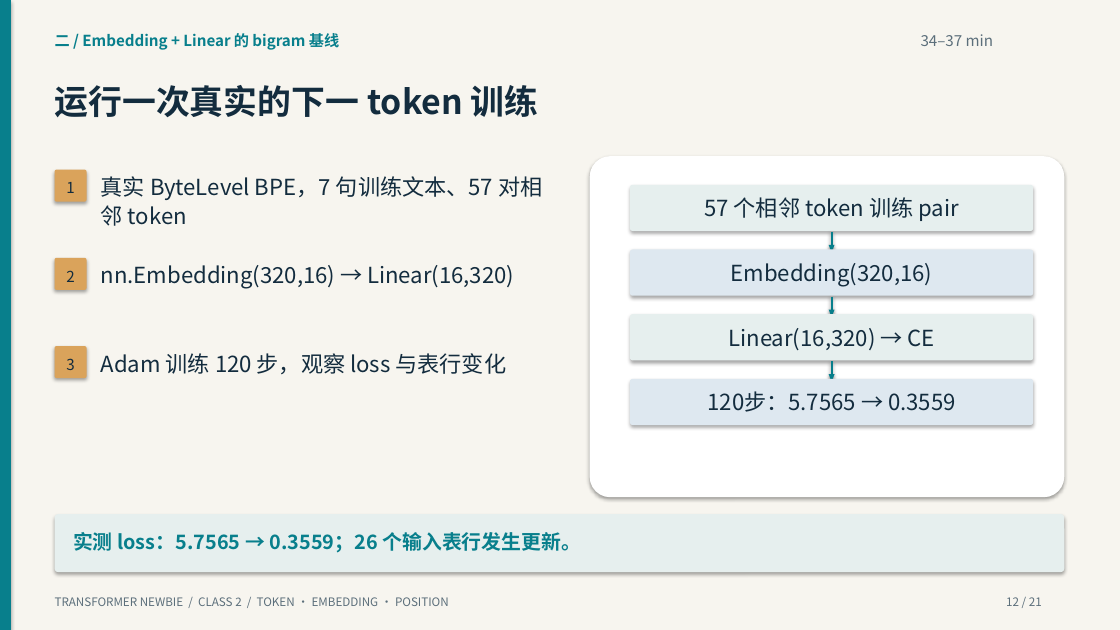
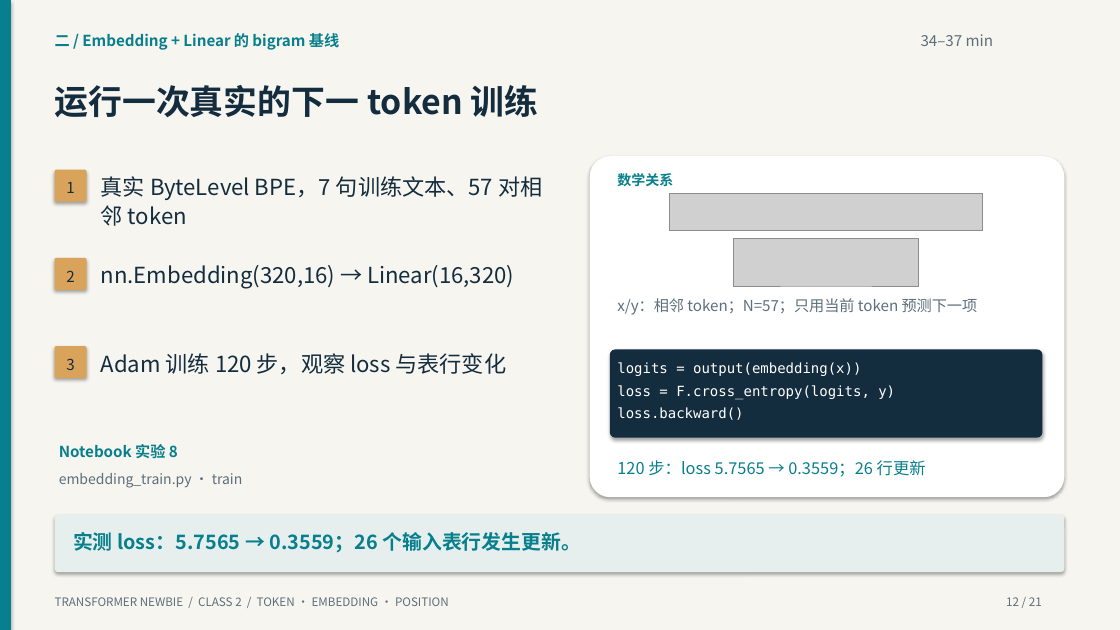
Before and after one commit to yangzy723/Transformer-Newbie, a slide deck: slide 12 of class2/class2_tokens_embeddings_positions.pptx. Drawn at 1120x630 pixels with LibreOffice and Linux fonts; fonts in the diff are those of the drawing; grey boxes stand for pictures. Boxes give left, top, right and bottom in pixels: in the first picture for what was removed or moved away, otherwise in the second. Text is boxed around its words. In the diff, an @@ line names an element or a change of style, - is before the commit and + after.

```diff
--- a/class2/class2_tokens_embeddings_positions.pptx
+++ b/class2/class2_tokens_embeddings_positions.pptx
@@ text added at <box>617,173,673,186</box>, 12 pt, text #087F8C, bold @@
+数学关系
@@ rounded rectangle removed at <box>630,185,1033,231</box> @@
@@ picture added at <box>670,193,983,230</box> @@
@@ text removed at <box>704,197,958,221</box> @@
-57 个相邻 token 训练 pair
@@ picture added at <box>734,239,919,286</box> @@
@@ line removed from (832, 232) to (832, 249) @@
@@ rounded rectangle removed at <box>630,250,1033,296</box> @@
@@ triangle removed at <box>829,245,835,253</box> @@
@@ text at <box>617,298,978,315</box>: text changed; size 19 to 13 pt; text colour #132C3E to #5C6F7B @@
-Embedding(320,16)
+x/y：相邻 token；N=57；只用当前 token 预测下一项
@@ line removed from (832, 297) to (832, 313) @@
@@ rounded rectangle removed at <box>630,314,1033,360</box> @@
@@ triangle removed at <box>829,310,835,318</box> @@
@@ rounded rectangle: place and size @@
-rounded rectangle at <box>630,379,1033,425</box>
+rounded rectangle at <box>610,350,1043,438</box>
@@ rounded rectangle at <box>610,350,1043,438</box>: fill #DEE8F0 to #132C3E @@
@@ text added at <box>617,362,861,376</box>, 12 pt, text #FFFFFF @@
+logits = output(embedding(x))
@@ text added at <box>617,385,895,399</box>, 12 pt, text #FFFFFF @@
+loss = F.cross_entropy(logits, y)
@@ triangle removed at <box>829,375,835,382</box> @@
@@ line removed from (832, 361) to (832, 378) @@
@@ text at <box>617,407,743,420</box>: text changed; size 19 to 12 pt; font Noto Sans CJK SC to DejaVu Sans Mono; text colour #132C3E to #FFFFFF @@
-Linear(16,320) → CE
+loss.backward()
@@ text added at <box>59,444,178,458</box>, 13 pt, text #087F8C, bold @@
+Notebook 实验 8
@@ text added at <box>59,473,243,488</box>, 12 pt, text #5C6F7B @@
+embedding_train.py · train
@@ text at <box>617,460,926,477</box>: text changed; size 19 to 14 pt; text colour #132C3E to #087F8C @@
-120步：5.7565 → 0.3559
+120 步：loss 5.7565 → 0.3559；26 行更新
```
Also in this commit, not shown: 17 other slides changed, 41 other files.
